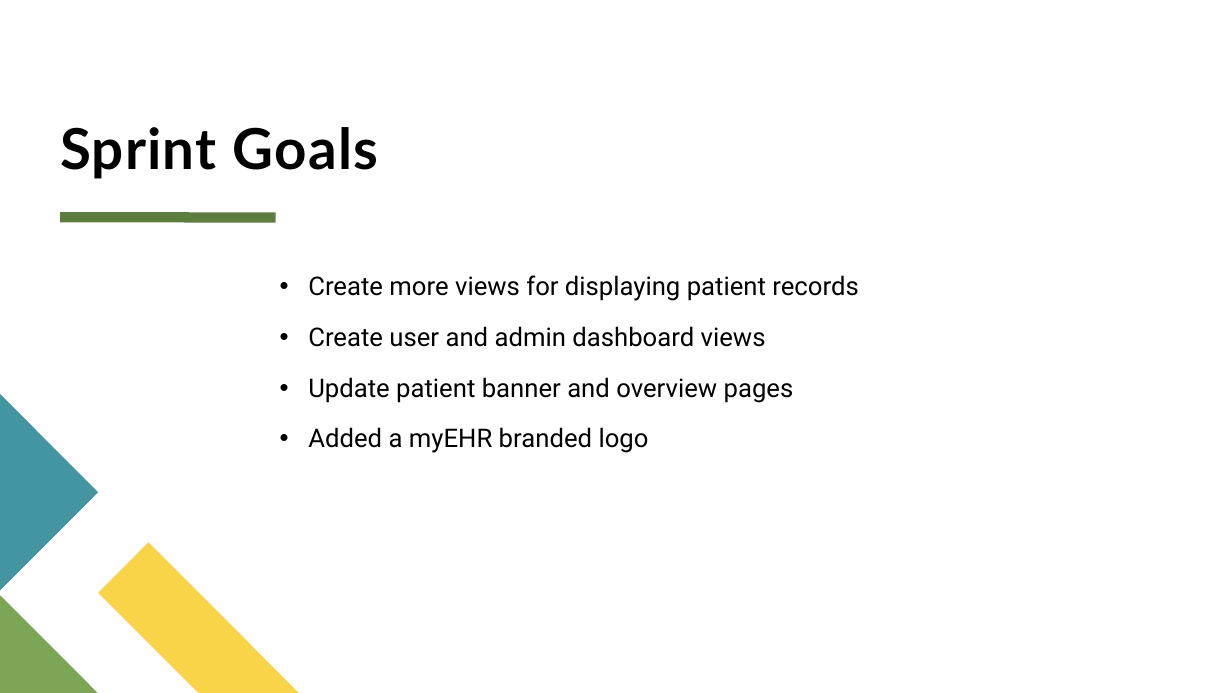
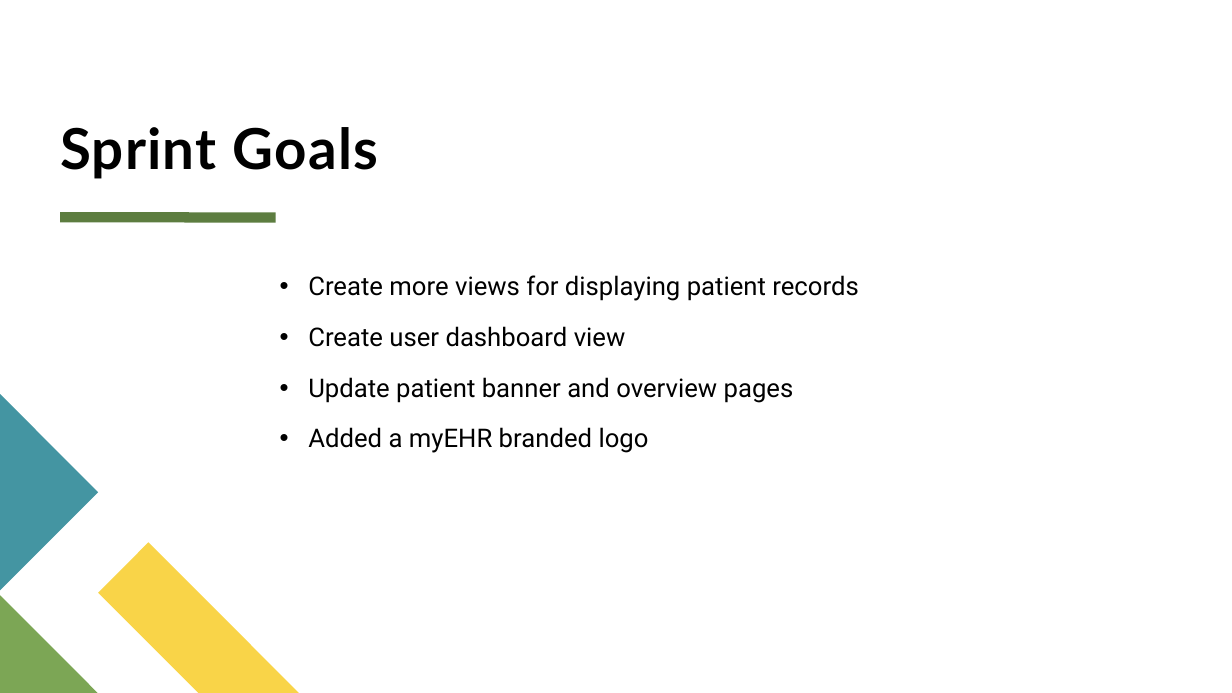
Before and after one commit to kaitlinrwheeler/mstc_ehr, a slide deck: slide 3 of Sprint Reviews/Sprint 4 Presentation.pptx. Drawn at 1232x693 pixels with LibreOffice and Linux fonts; fonts in the diff are those of the drawing. Boxes give left, top, right and bottom in pixels: in the first picture for what was removed or moved away, otherwise in the second. Text is boxed around its words. In the diff, an @@ line names an element or a change of style, - is before the commit and + after.

Commit message:
presentation

```diff
--- a/Sprint Reviews/Sprint 4 Presentation.pptx
+++ b/Sprint Reviews/Sprint 4 Presentation.pptx
@@ text at (308, 326, 626, 347): text changed @@
-• Create user and admin dashboard views
+• Create user dashboard view
```
Also in this commit, not shown: 2 other slides changed.
